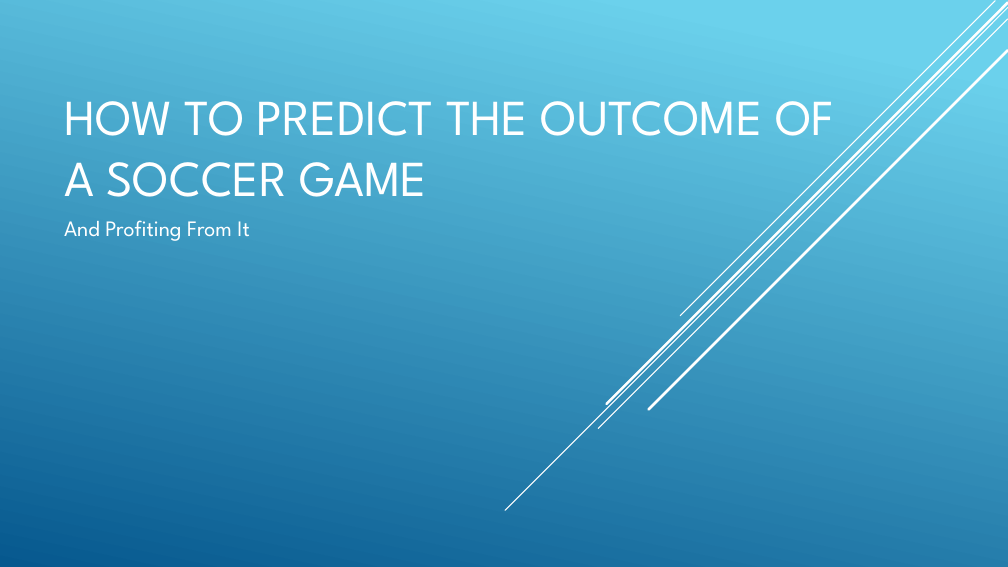
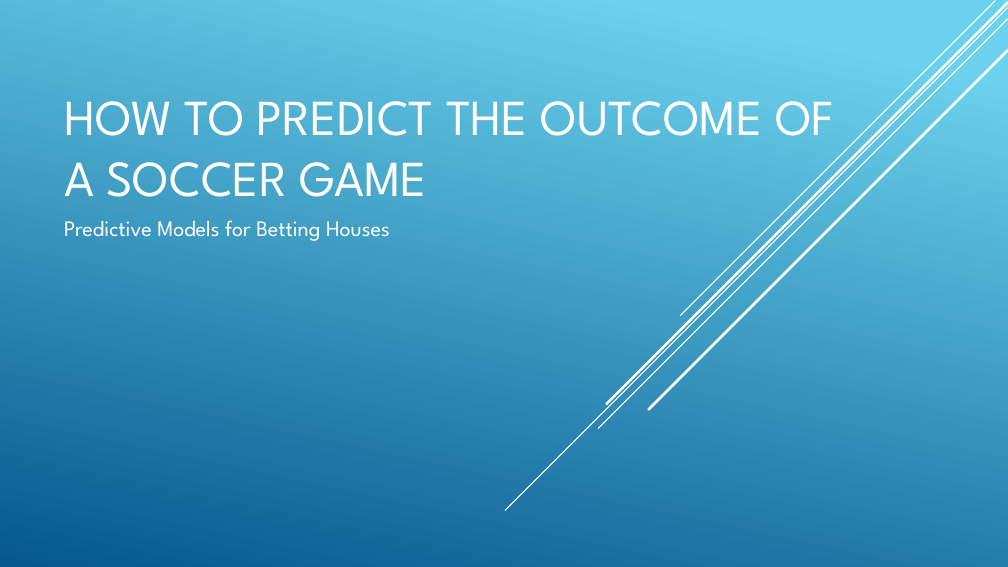
Before and after one commit to flippinuke/ProjectSoccer, a slide deck: slide 1 of SoccerSlideDeck.pptx. Drawn at 1008x567 pixels with LibreOffice and Linux fonts; fonts in the diff are those of the drawing. Boxes give left, top, right and bottom in pixels: in the first picture for what was removed or moved away, otherwise in the second. Text is boxed around its words. In the diff, an @@ line names an element or a change of style, - is before the commit and + after.

```diff
--- a/SoccerSlideDeck.pptx
+++ b/SoccerSlideDeck.pptx
@@ subtitle at [64, 220, 390, 241]: text changed @@
-And Profiting From It
+Predictive Models for Betting Houses
```
Also in this commit, not shown: 6 other slides changed, 3 slides added, 1 slide removed, 3 other files.
